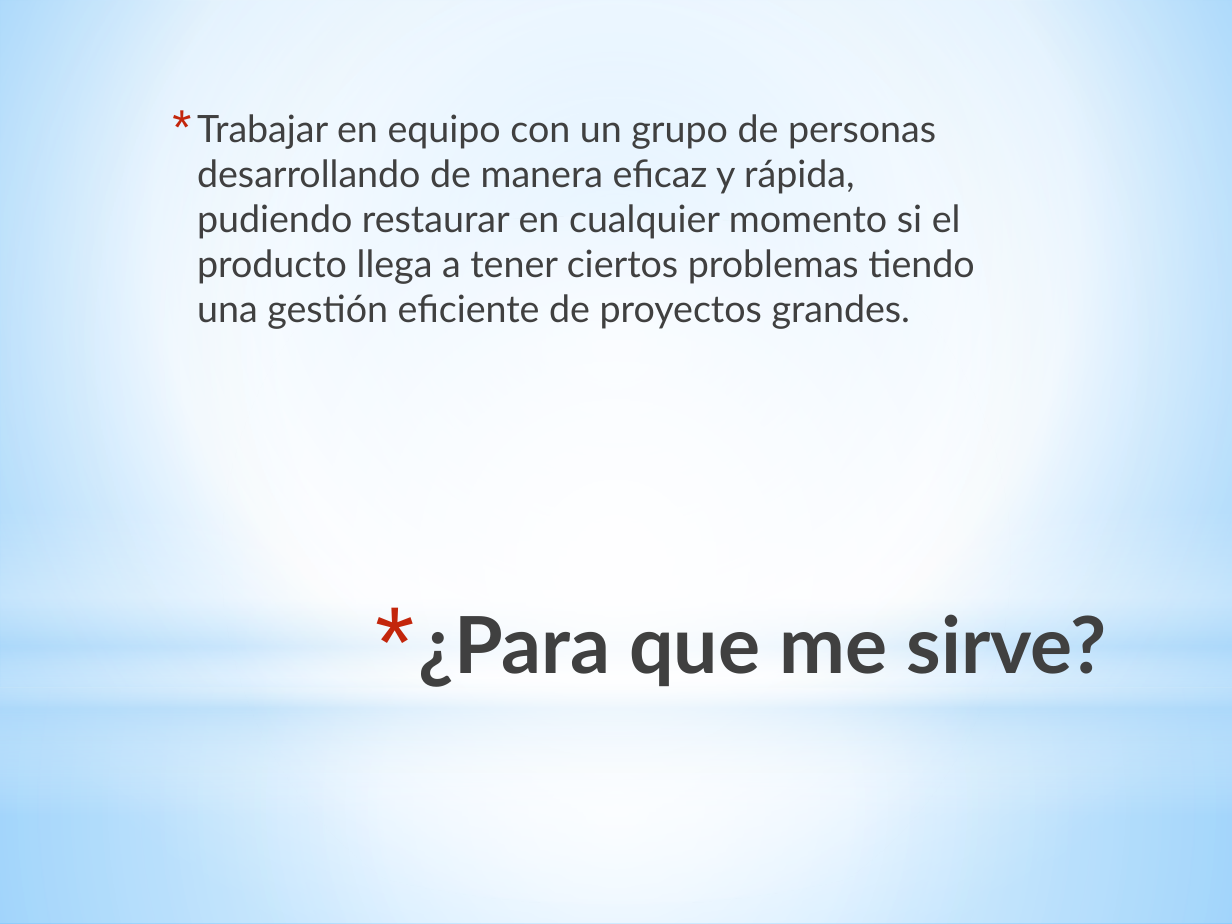
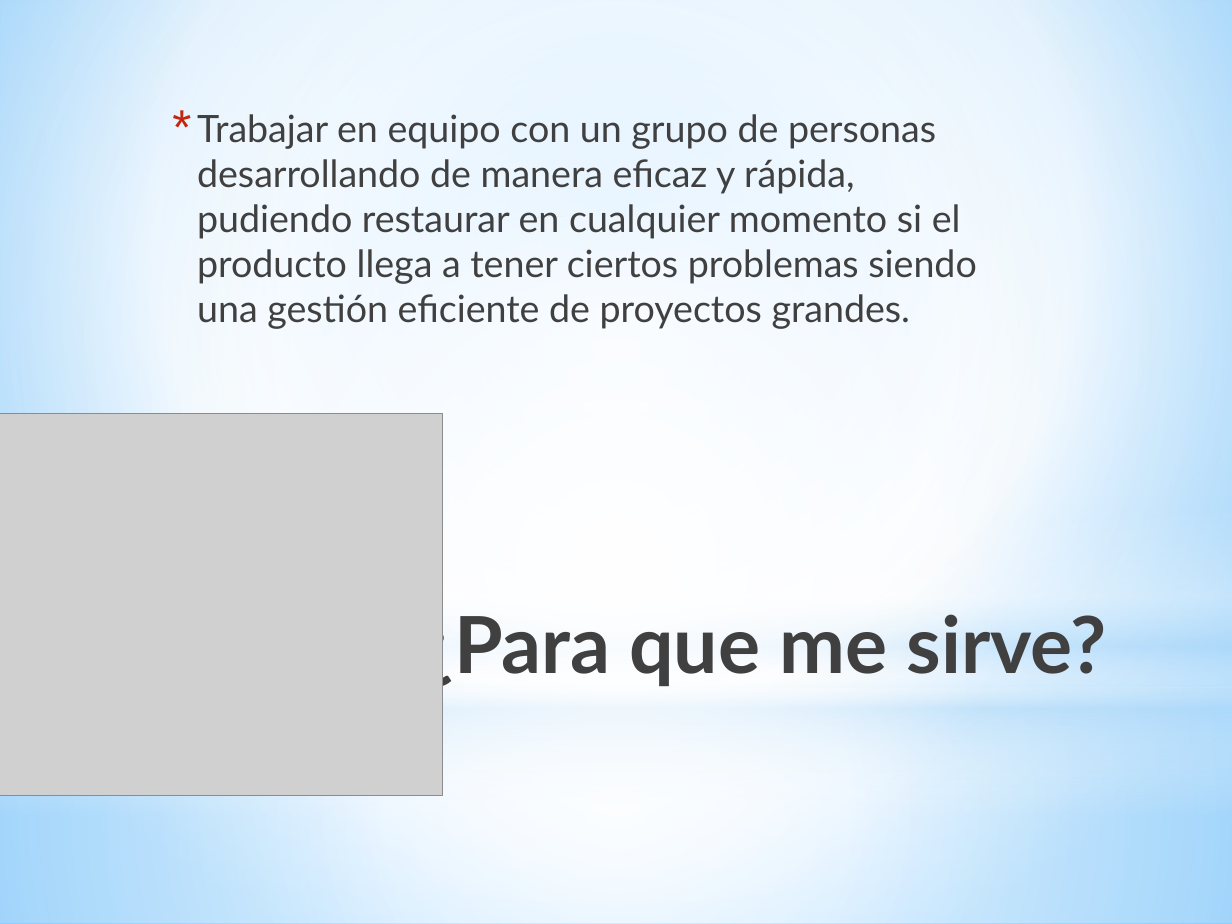
Before and after one commit to Marcoe1995/programacion_web, a slide deck: slide 3 of tareas/Herramienta GIT.pptx. Drawn at 1232x924 pixels with LibreOffice and Linux fonts; fonts in the diff are those of the drawing; grey boxes stand for pictures. Boxes give left, top, right and bottom in pixels: in the first picture for what was removed or moved away, otherwise in the second. Text is boxed around its words. In the diff, an @@ line names an element or a change of style, - is before the commit and + after.

```diff
--- a/tareas/Herramienta GIT.pptx
+++ b/tareas/Herramienta GIT.pptx
@@ text at <box>197,114,976,329</box>: text changed @@
-* Trabajar en equipo con un grupo de personas desarrollando de manera eficaz y rápida, pudiendo restaurar en cualquier momento si el producto llega a tener ciertos problemas tiendo una gestión eficiente de proyectos grandes.
+* Trabajar en equipo con un grupo de personas desarrollando de manera eficaz y rápida, pudiendo restaurar en cualquier momento si el producto llega a tener ciertos problemas siendo una gestión eficiente de proyectos grandes.
@@ picture added at <box>0,414,442,796</box> @@
```
Also in this commit, not shown: 1 other slide changed, 1 slide added, 1 slide removed, 3 other files.
